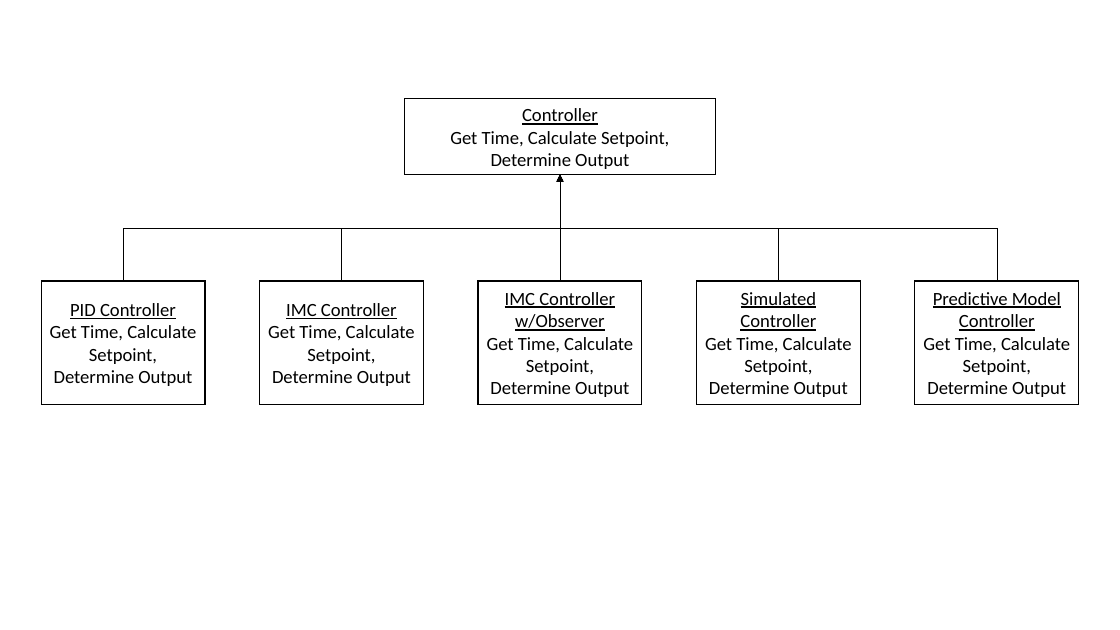
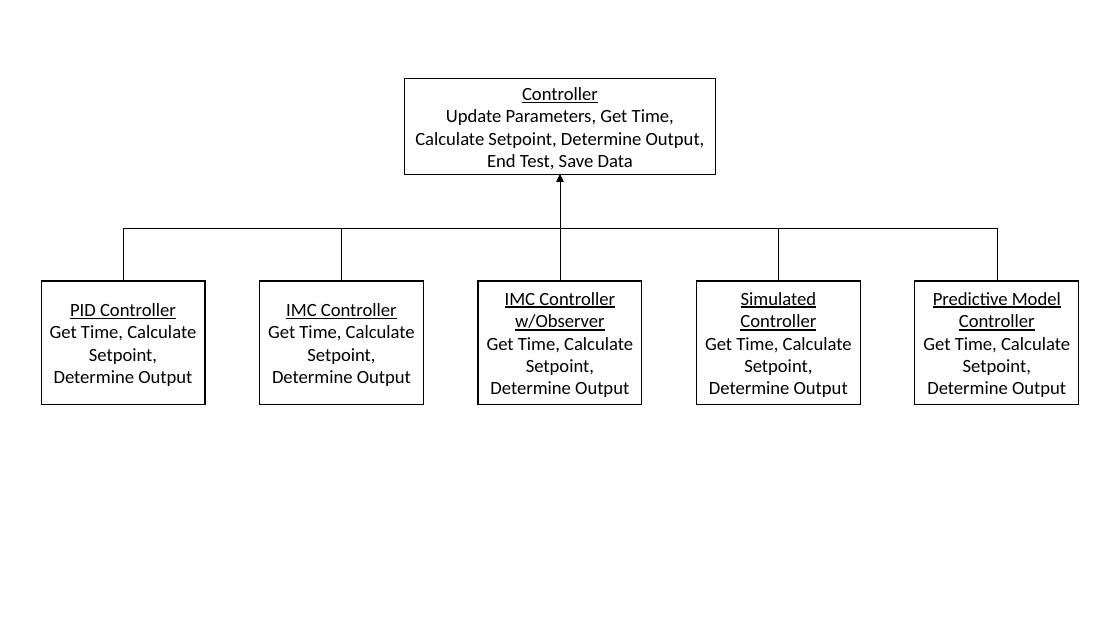
Before and after one commit to jharwerth56/Inflation-Apparatus, a slide deck: slide 2 of pln/OOP - Classes.pptx. Drawn at 1120x630 pixels with LibreOffice and Linux fonts; fonts in the diff are those of the drawing. Boxes give left, top, right and bottom in pixels: in the first picture for what was removed or moved away, otherwise in the second. Text is boxed around its words. In the diff, an @@ line names an element or a change of style, - is before the commit and + after.

```diff
--- a/pln/OOP - Classes.pptx
+++ b/pln/OOP - Classes.pptx
@@ rectangle "Controller": place and size @@
-rectangle "Controller" at box(404, 98, 716, 175)
+rectangle "Controller" at box(404, 79, 716, 175)
@@ text in rectangle at box(415, 109, 705, 169): text changed @@
-Get Time, Calculate Setpoint, Determine Output
+Update Parameters, Get Time, Calculate Setpoint, Determine Output, End Test, Save Data
```
Also in this commit, not shown: 11 other files.
